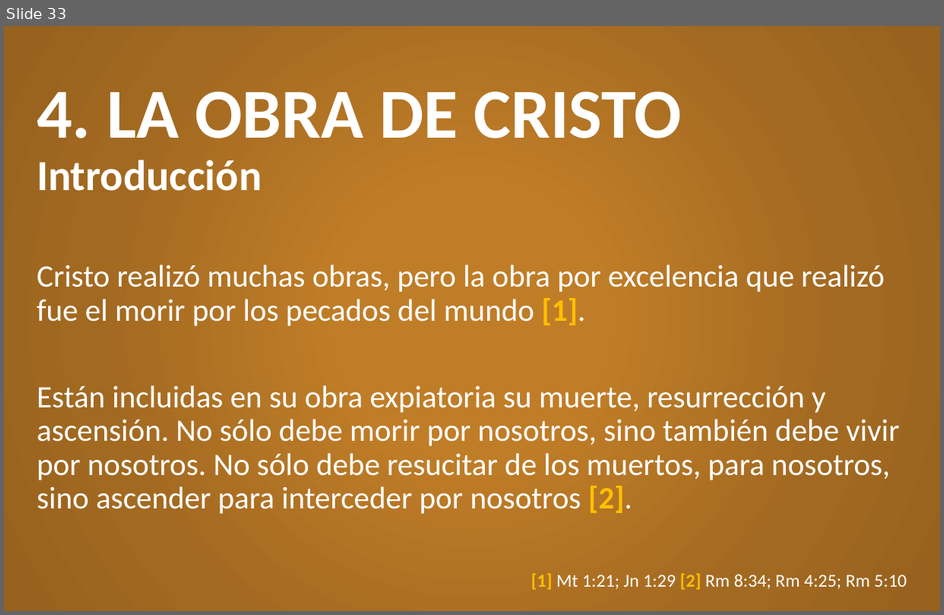
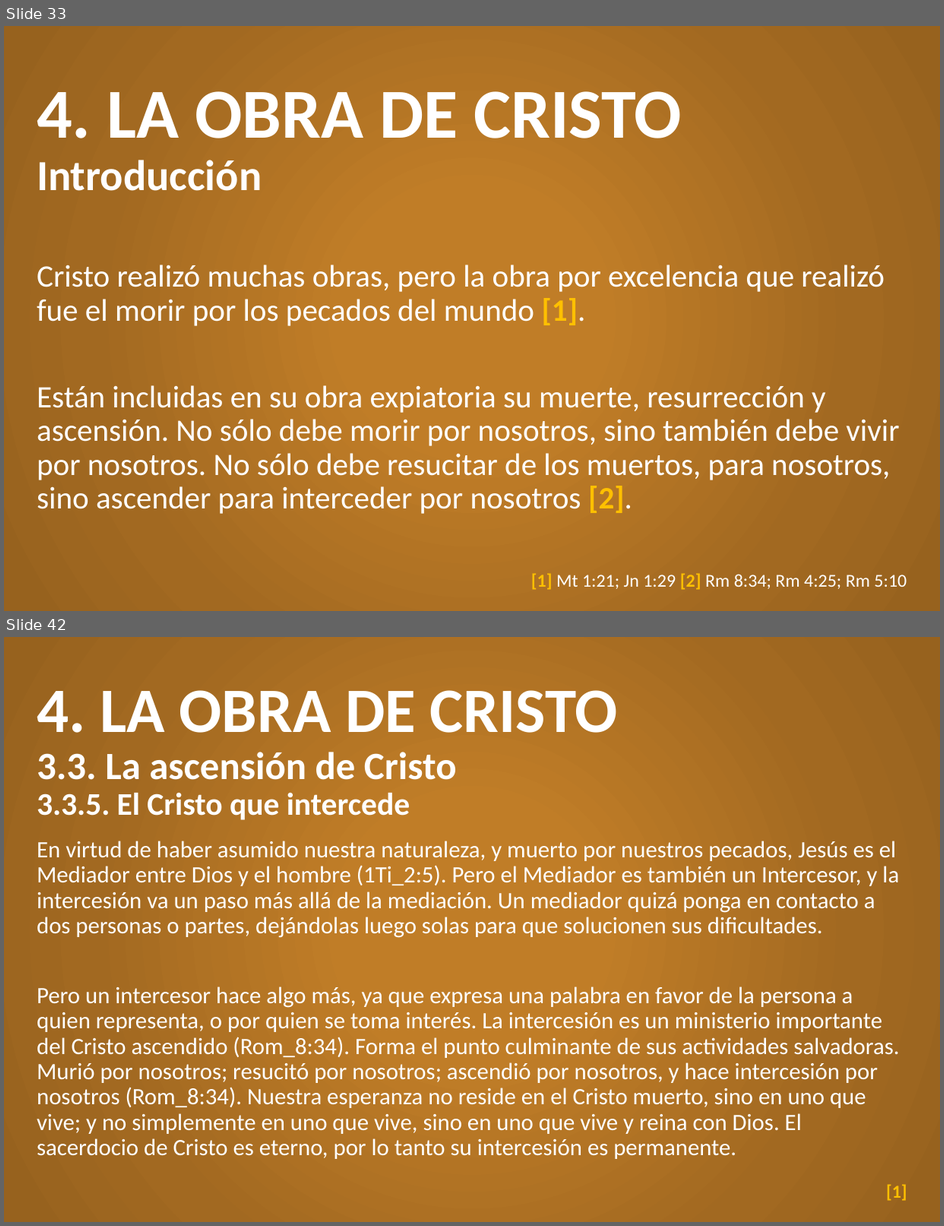
Before and after one commit to CreyTuning/documents, a slide deck: slideshow/Teologia Sistematica y Biblica - Myer Pearlman/Clases/8. Jesucristo.pptx. Shown one above the other, each under a label of ours: slide 33 before the commit, slides 33 and 42 after it; the slides between them are not shown. The pictures are 944x615 and 944x1226 pixels, drawn with LibreOffice and Linux fonts; fonts in the diff are those of the drawing. Boxes give left, top, right and bottom in pixels: in the first picture for what was removed or moved away, otherwise in the second. Text is boxed around its words. In the diff, an @@ line names an element or a change of style, - is before the commit and + after.

```diff
--- a/slideshow/Teologia Sistematica y Biblica - Myer Pearlman/Clases/8. Jesucristo.pptx
+++ b/slideshow/Teologia Sistematica y Biblica - Myer Pearlman/Clases/8. Jesucristo.pptx
@@ slide 42 added at (4, 637, 940, 1222), background gradient #C07D27 to #A26921 to #97621E @@
@@ title added at (37, 690, 618, 820), 24.3 pt, text #FFFFFF, bold @@
+4. LA OBRA DE CRISTO
+3.3. La ascensión de Cristo
+3.3.5. El Cristo que intercede
@@ text added at (37, 841, 899, 1159), 18 pt, text #FFFFFF @@
+En virtud de haber asumido nuestra naturaleza, y muerto por nuestros pecados, Jesús es el Mediador entre Dios y el hombre (1Ti_2:5). Pero el Mediador es también un Intercesor, y la intercesión va un paso más allá de la mediación. Un mediador quizá ponga en contacto a dos personas o partes, dejándolas luego solas para que solucionen sus dificultades.
+Pero un intercesor hace algo más, ya que expresa una palabra en favor de la persona a quien representa, o por quien se toma interés. La intercesión es un ministerio importante del Cristo ascendido (Rom_8:34). Forma el punto culminante de sus actividades salvadoras. Murió por nosotros; resucitó por nosotros; ascendió por nosotros, y hace intercesión por nosotros (Rom_8:34). Nuestra esperanza no reside en el Cristo muerto, sino en uno que vive; y no simplemente en uno que vive, sino en uno que vive y reina con Dios. El sacerdocio de Cristo es eterno, por lo tanto su intercesión es permanente.
@@ text added at (886, 1184, 908, 1201), 14 pt, text #FFC000, bold @@
+[1]
```
Also in this commit, not shown: 1 slide changed, 7 other slides added, 12 other files.
